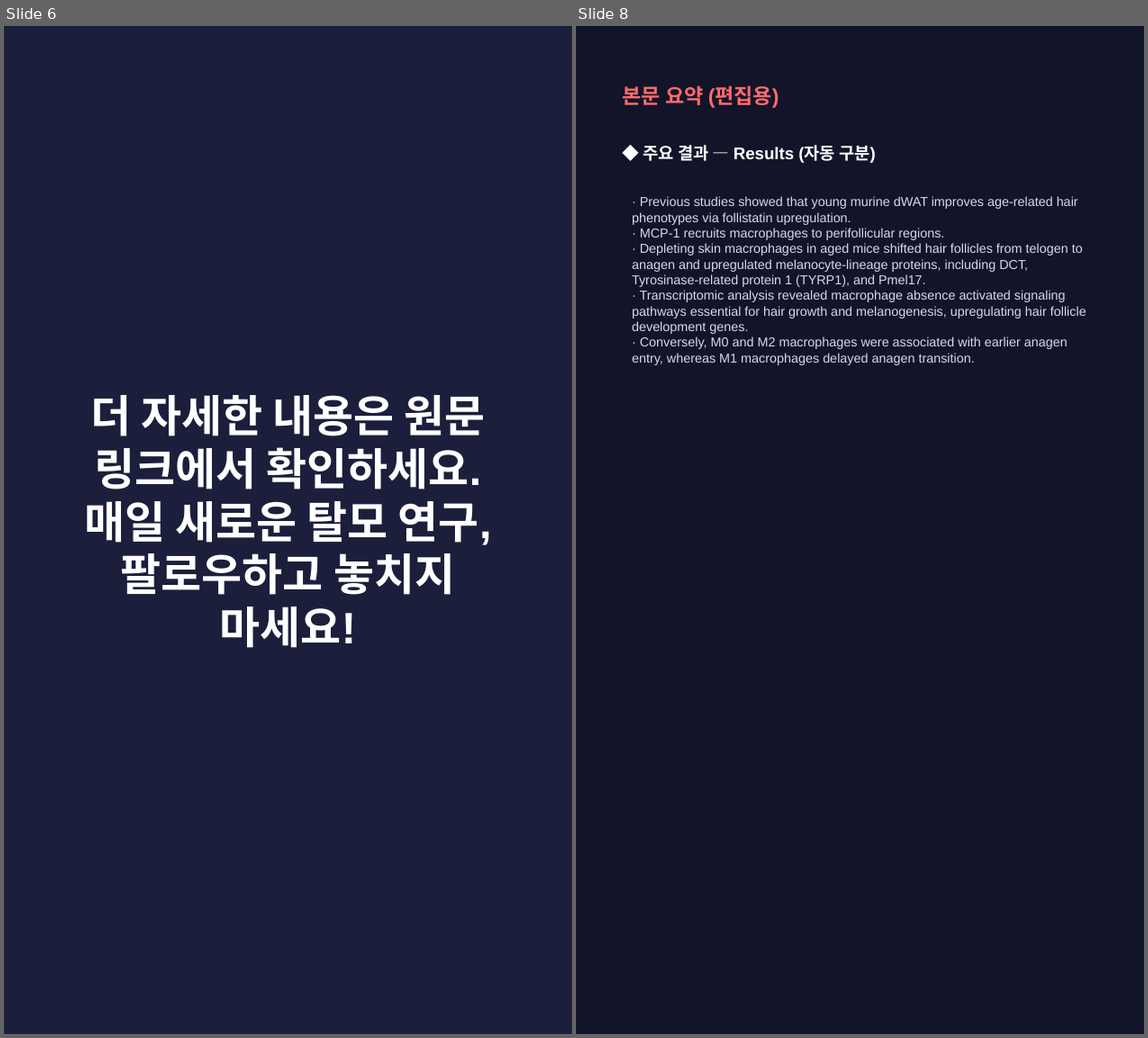
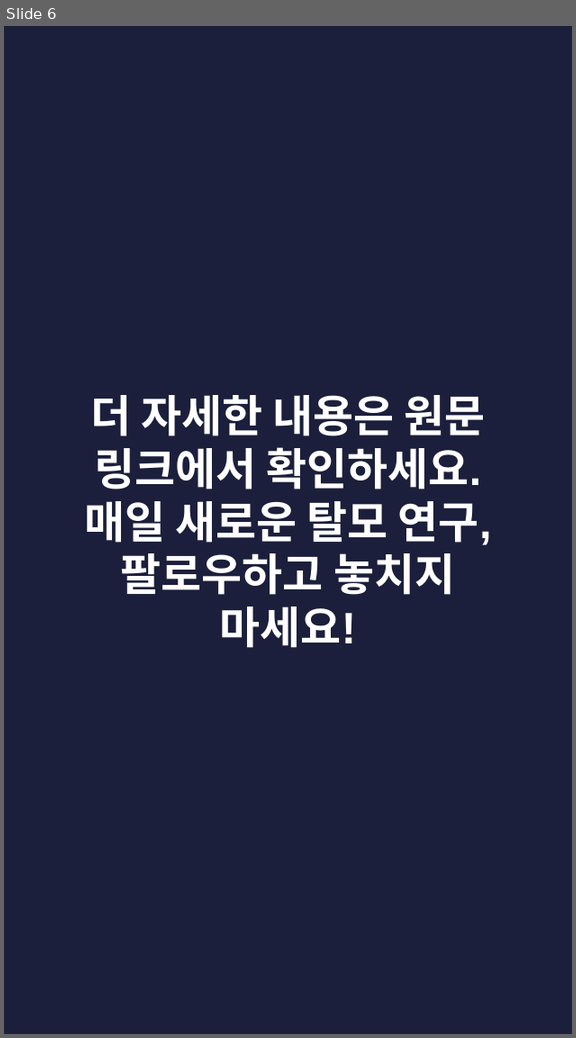
Before and after one commit to hyokang2010-BJ-ANTH/product-builder-test, a slide deck: pwa/data/latest/slides.pptx. Shown side by side, each under a label of ours: slides 6 and 8 before the commit, slide 6 after it; the slides between them are not shown. The pictures are 1148x1038 and 576x1038 pixels, drawn with LibreOffice and Linux fonts; fonts in the diff are those of the drawing. Boxes give left, top, right and bottom in pixels: in the first picture for what was removed or moved away, otherwise in the second. Text is boxed around its words. In the diff, an @@ line names an element or a change of style, - is before the commit and + after.

```diff
--- a/pwa/data/latest/slides.pptx
+++ b/pwa/data/latest/slides.pptx
@@ slide 8 removed at [576,26,1144,1034], background #12142A @@
@@ text removed at [623,85,779,108] @@
-본문 요약 (편집용)
@@ text removed at [644,145,876,163] @@
-◆ 주요 결과 — Results (자동 구분)
@@ text removed at [632,196,1086,365] @@
-· Previous studies showed that young murine dWAT improves age-related hair phenotypes via follistatin upregulation.
-· MCP-1 recruits macrophages to perifollicular regions.
-· Depleting skin macrophages in aged mice shifted hair follicles from telogen to anagen and upregulated melanocyte-lineage proteins, including DCT, Tyrosinase-related protein 1 (TYRP1), and Pmel17.
-· Transcriptomic analysis revealed macrophage absence activated signaling pathways essential for hair growth and melanogenesis, upregulating hair follicle development genes.
-· Conversely, M0 and M2 macrophages were associated with earlier anagen entry, whereas M1 macrophages delayed anagen transition.
```
Also in this commit, not shown: 3 slides changed, 5 slides added, 3 other slides removed, 26 other files.
